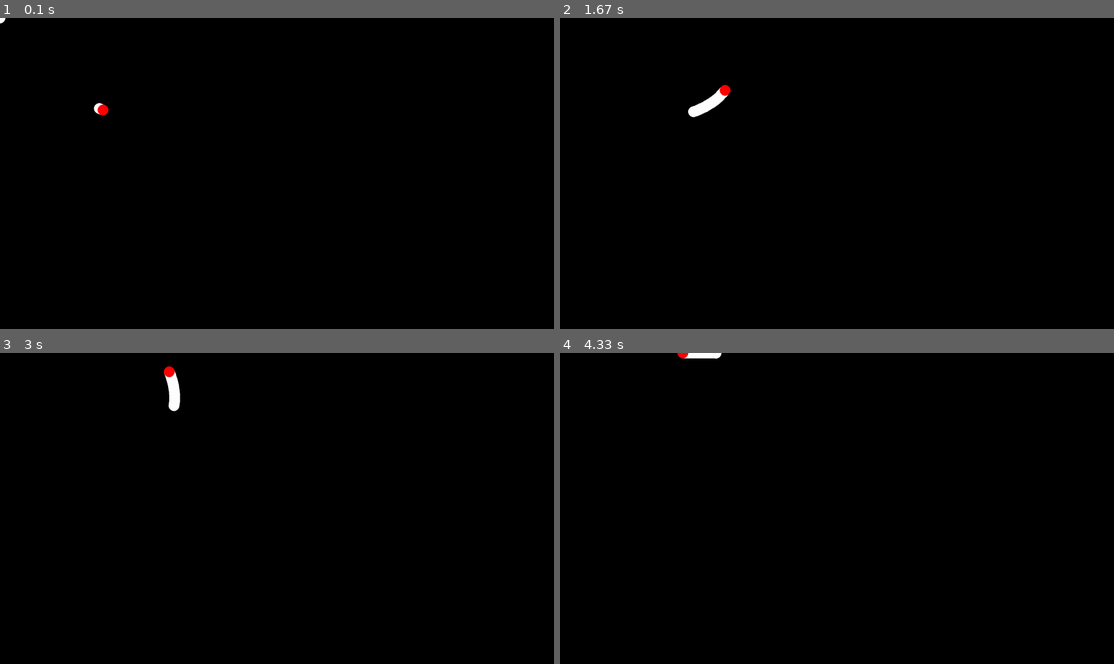
Above: before the commit, frames 1-4 (two rows, left to right).
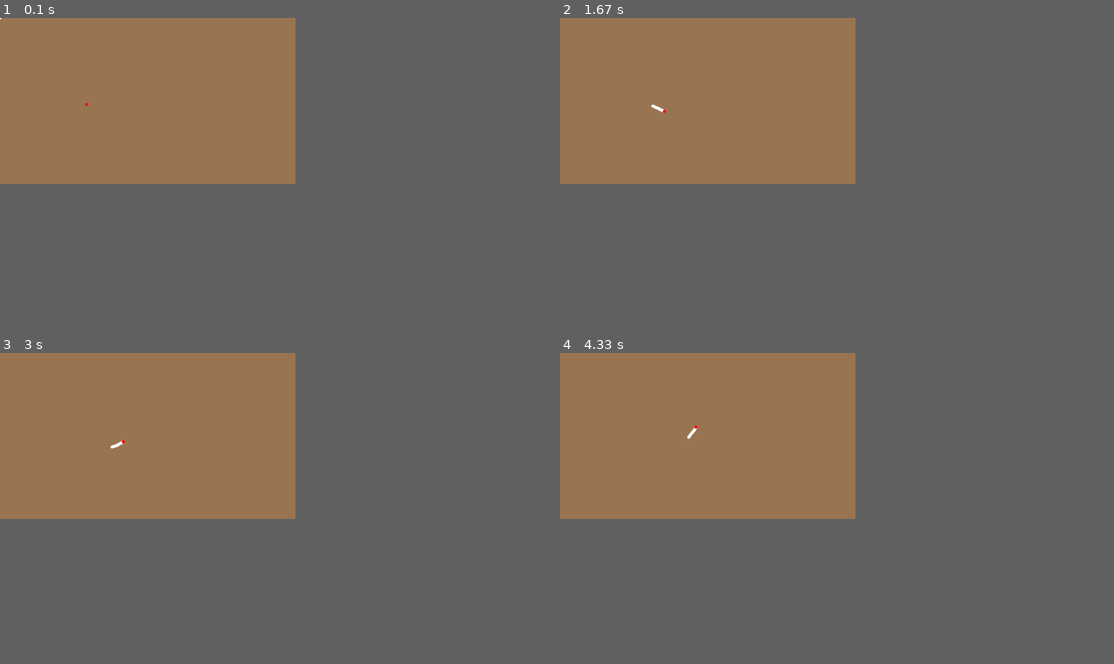
Above: after the commit, the same moments.

Repository: Cooper7196/WormSimulation
Game: pygame game, started from worm.py
The game is run twice, just before and just after one commit, with the same random seed, the same clock (stepped at 60 frames per second) and the same inputs.
Inputs:
- Up to frame 1 (0.1 s): no input
- Up to frame 2 (1.67 s): tap F at 0.33, 0.73, 1.03, 1.23, 1.57 s
- Up to frame 3 (3 s): tap F at 1.87, 2.07, 2.37, 2.63, 2.97 s
- Up to frame 4 (4.33 s): tap F at 3.27, 3.4, 3.8, 4.1 s
The window is 900x506 before the commit and 480x270 after it. Grey fills any space a smaller window leaves; there, only what the larger window draws over its background counts as a difference.

The runs differ from the first frame. In frame 1, 28% of the frame differs, in the area x 0-54%, y 0-54%; in frame 2, 28%; in frame 3, 28%; in frame 4, 28%.

Commit message:
Worked on worm

Diff:
--- a/worm.py
+++ b/worm.py
@@ -146,26 +146,30 @@
 
         for leftMuscle in self.leftMuscles:
             self.leftSpeed += self.neurons[leftMuscle][self.nextState]
+            # self.neurons[leftMuscle][self.nextState] *= 0.7
+
             self.neurons[leftMuscle][self.nextState] = 0
             self.neurons[leftMuscle][self.currentState] = 0
 
         for rightMuscle in self.rightMuscles:
             self.rightSpeed += self.neurons[rightMuscle][self.nextState]
+            # self.neurons[rightMuscle][self.nextState] *= 0.7
+
             self.neurons[rightMuscle][self.nextState] = 0
             self.neurons[rightMuscle][self.currentState] = 0
 
         # self.rotation = self.rotation + (self.rightSpeed - self.leftSpeed)
 
-        self.rotation += self.rightSpeed - self.leftSpeed
-        print(self.rotation)
-        # if self.rightSpeed > self.leftSpeed:
-        #     self.rotation += 5
-        # if self.leftSpeed > self.rightSpeed:
-        #     self.rotation -= 5
+        # self.rotation += self.rightSpeed - self.leftSpeed
+        # print(self.rotation)
+        if self.rightSpeed > self.leftSpeed:
+            self.rotation += 5
+        if self.leftSpeed > self.rightSpeed:
+            self.rotation -= 5
 
         self.speed = (abs(self.leftSpeed) + abs(self.rightSpeed))
 
-        self.speed = self.speed * 0.03
+        self.speed = self.speed / 100
 
 
         self.x += (math.cos(math.radians(self.rotation)) * self.speed)
@@ -266,11 +270,11 @@
 
 brain = WormBrain('CElegansConnectome.csv', THRESHOLD)
 
-width = 2560
-height = 1440
+width = 1366
+height = 768
 pygame.init()
 screen = pygame.display.set_mode((width, height))
-worm = Worm(screen, 50, 0, 0, 25)
+worm = Worm(screen, 50, 0, 0, 7)
 clock = pygame.time.Clock()
 running = True
 
@@ -280,9 +284,11 @@
 test = time.time()
 # brain.simulateFood()
 for i in range(40):
-    neuron = random.choice(list(brain.neurons.keys()))
-    brain.setNeuronToMax(neuron)
-    brain.runBrain()
+
+    # neuron = random.choice(list(brain.neurons.keys()))
+    # brain.setNeuronToMax(neuron)
+    # brain.runBrain()
+    pass
 while running:
     for event in pygame.event.get():
         if event.type == pygame.QUIT:
@@ -292,9 +298,6 @@
     if keys[pygame.K_f]:
         print("test")
         brain.simulateFood()
-
-    # elif keys[pygame.K_d]:
-    #     rotation += 3
 
     brain.runBrain()
 
@@ -315,15 +318,14 @@
         brain.y = height
         brain.simulateTouch()
         print("touch")
-    # brain.isSensingFood = True
-    # worm.x += math.sin(math.radians(rotation)) * speed
-    # worm.y -= math.cos(math.radians(rotation)) * speed
+
+
+    screen.fill((155, 118, 83))
 
     worm.x = brain.x
     worm.y = brain.y
-
-    screen.fill((0, 0, 0))
     worm.update()
     worm.draw()
+
     pygame.display.update()
     clock.tick(60)
